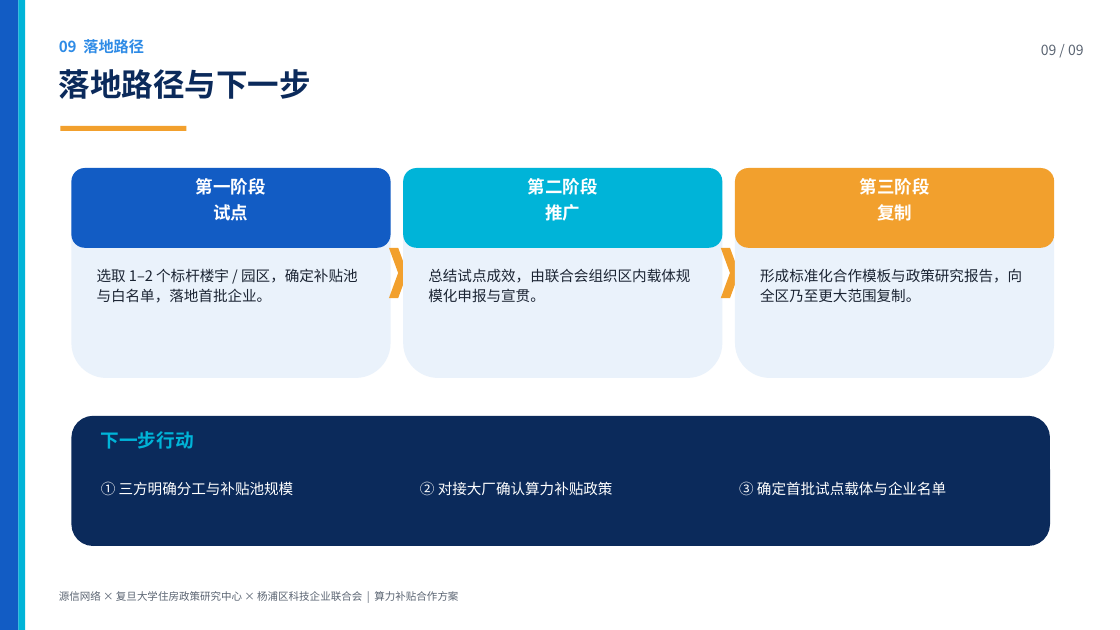
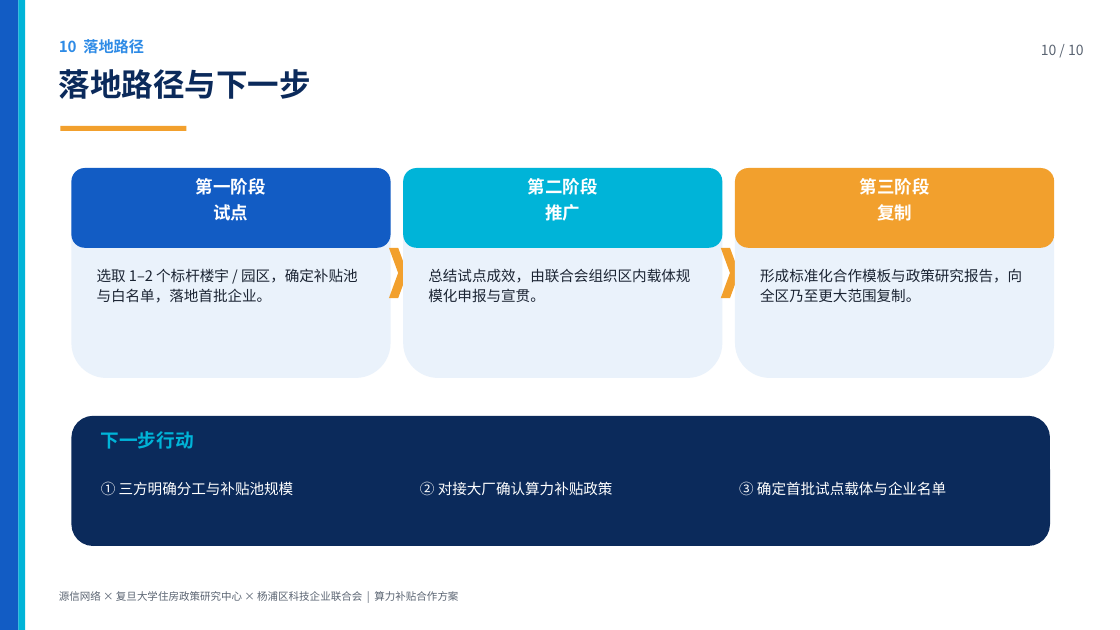
Before and after one commit to hujigang2010-maker/AIDEN, a slide deck: slide 12 of 源信网络算力补贴三方合作方案.pptx (slide 11 before the commit). Drawn at 1120x630 pixels with LibreOffice and Linux fonts; fonts in the diff are those of the drawing. Boxes give left, top, right and bottom in pixels: in the first picture for what was removed or moved away, otherwise in the second. Text is boxed around its words. In the diff, an @@ line names an element or a change of style, - is before the commit and + after.

```diff
--- a/源信网络算力补贴三方合作方案.pptx
+++ b/源信网络算力补贴三方合作方案.pptx
@@ text at bbox=[59, 39, 144, 54]: text changed @@
-09 落地路径
+10 落地路径
@@ text at bbox=[1041, 44, 1084, 55]: text changed @@
-09 / 09
+10 / 10
```
Also in this commit, not shown: 9 other slides changed, 1 slide added, 3 other files.
